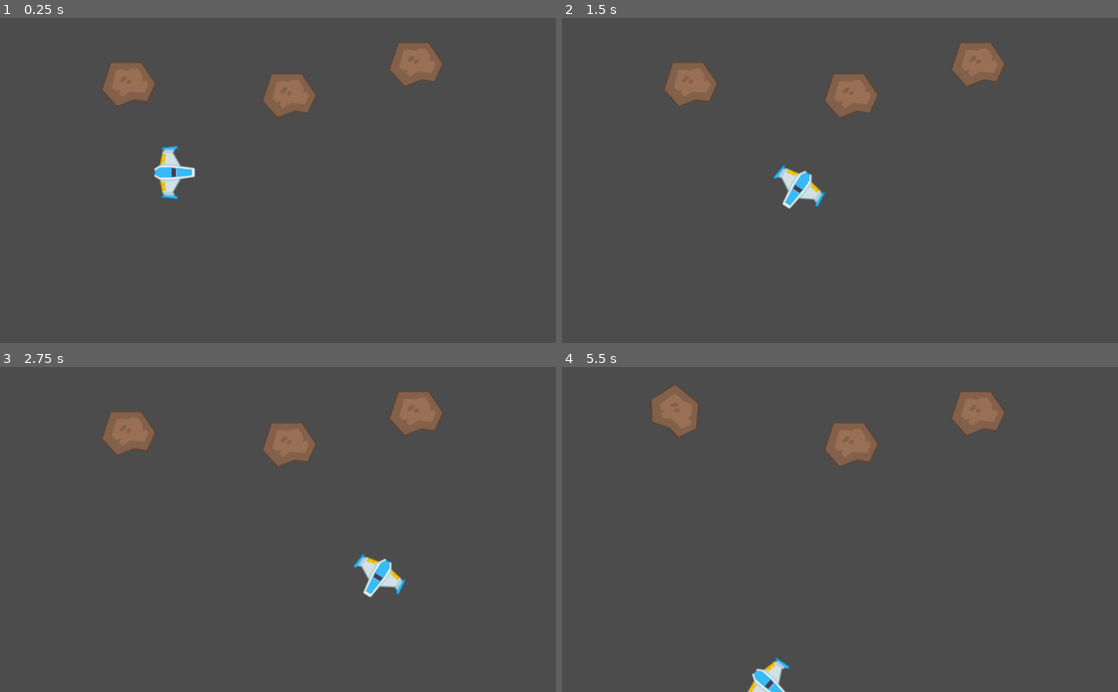
Above: before the commit, frames 1-4 (two rows, left to right).
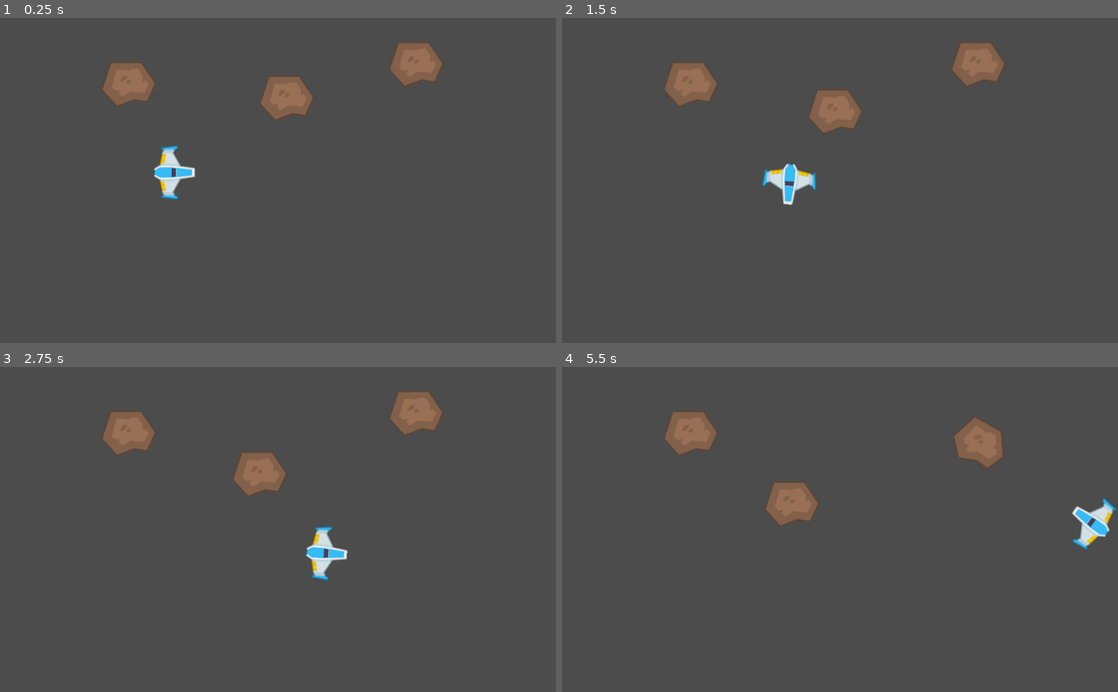
Above: after the commit, the same moments.

Repository: cgrooves/azteroids
Game: Godot game, scene res://src/MainGame.tscn
Two runs of this game, one before a commit and one after it. Both use one fixed random seed, a clock stepped at 60 frames per second and the inputs below.
Inputs:
- Up to frame 1 (0.25 s): no input
- Up to frame 2 (1.5 s): hold Up (booster_forward) 0.53-1.28 s; hold Right (booster_stbd) 0.53-1.28 s; tap Left (booster_port) at 1.35 s
- Up to frame 3 (2.75 s): tap Right (booster_stbd) at 1.55 s; hold Up (booster_forward) from 2.03 s (still down); hold Right (booster_stbd) from 2.03 s (still down)
- Up to frame 4 (5.5 s): release Right (booster_stbd) at 2.78 s; tap Space (fire) at 2.85 s; tap Right (booster_stbd) at 3.05, 4.55 s; release Up (booster_forward) at 3.53 s; hold Right (booster_stbd) 3.53-4.28 s; tap Left (booster_port) at 4.35 s; hold Right (booster_stbd) from 5.03 s (still down)

The runs differ from the first frame. In frame 1, 0.2% of the frame differs, in the area x 46-57%, y 17-32%; in frame 2, 2.0%; in frame 3, 3.0%; in frame 4, 5.7%, in the area x 16-100%, y 5-100%.

Commit message:
Add some changes I don't know why been 2 long

Diff:
--- a/src/Character.gd
+++ b/src/Character.gd
@@ -49,14 +49,17 @@
 	if Input.is_action_pressed("booster_forward"):
 		thrust = Vector2(thrust_mag, 0).rotated(self.rotation)
 	else:
-		thrust = Vector2()
+		thrust = Vector2(0,0)
 
 	# Handle rotations
 	rotation_direction = 0.0
 	if Input.is_action_pressed("booster_port"):
 		rotation_direction -= 1
-	if Input.is_action_pressed("booster_stbd"):
+	elif Input.is_action_pressed("booster_stbd"):
 		rotation_direction += 1
+	else:
+		rotation_direction = 0
+
 
 	# Handle firing
 	if Input.is_action_pressed("fire"):
@@ -65,10 +68,8 @@
 	elif Input.is_action_just_released("fire"):
 		firing = false
 		# reset timer
-##
-# Move the character
-func _integrate_forces(state):
+
+func _physics_process(delta):
+
 	add_central_force(thrust)
 	add_torque(rotation_direction * torque_mag)
-
-	._integrate_forces(state)
--- a/src/Character.tscn
+++ b/src/Character.tscn
@@ -9,8 +9,8 @@
 [node name="Character" type="RigidBody2D"]
 collision_layer = 3
 collision_mask = 5
-linear_damp = 50.0
-angular_damp = 30.0
+linear_damp = 100.0
+angular_damp = 40.0
 script = ExtResource( 1 )
 thrust_mag = 250
 torque_mag = 3000
--- a/src/PDC.gd
+++ b/src/PDC.gd
@@ -22,4 +22,5 @@
 #		queue_free()
 
 func _on_body_entered(body):
+	get_parent().remove_child(self)
 	queue_free()
--- a/src/World.tscn
+++ b/src/World.tscn
@@ -10,6 +10,7 @@
 
 [node name="Asteroid" parent="." instance=ExtResource( 2 )]
 position = Vector2( 533.142, 143.538 )
+linear_velocity = Vector2( -20, 20 )
 
 [node name="Asteroid2" parent="." instance=ExtResource( 2 )]
 position = Vector2( 237.268, 122.614 )
